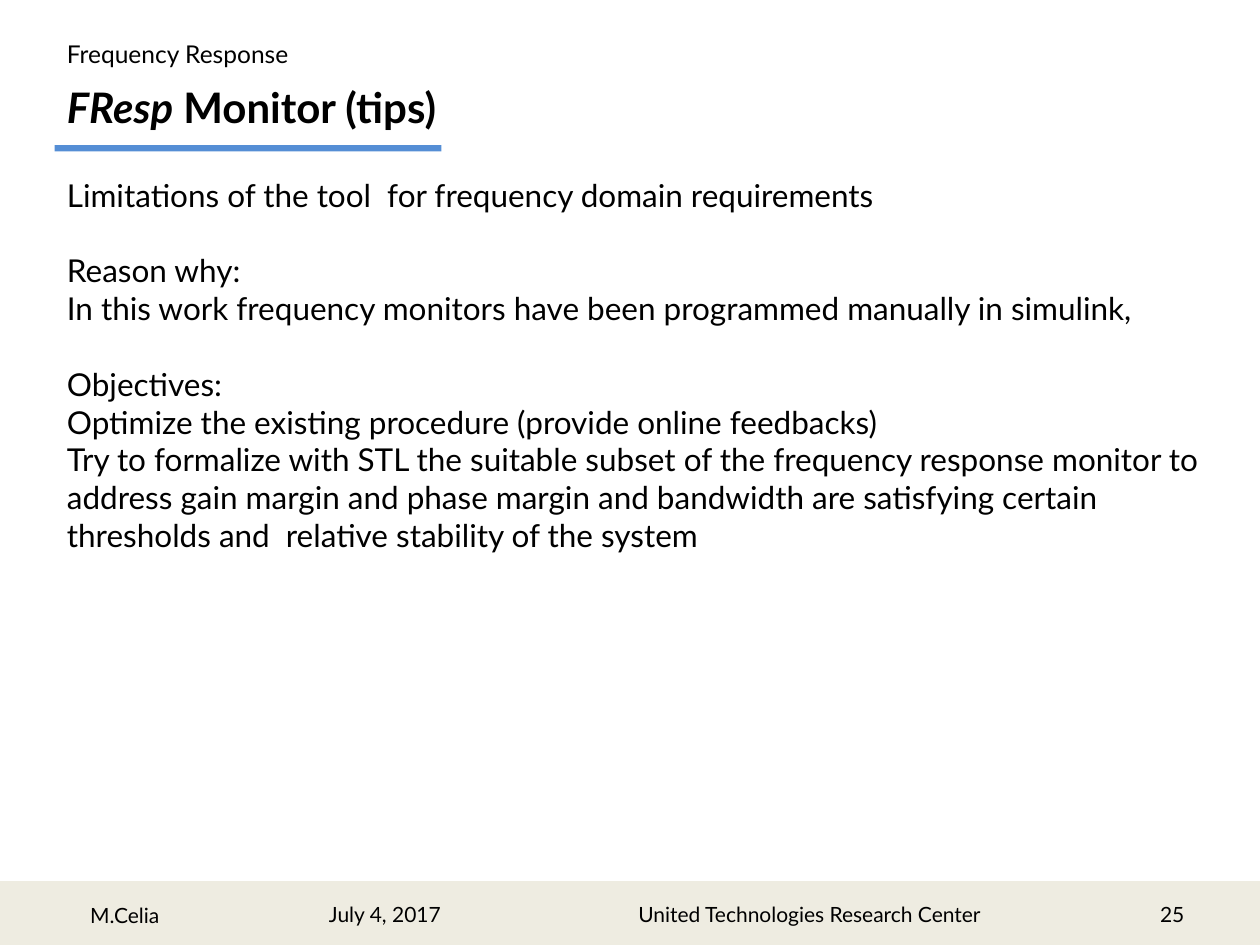
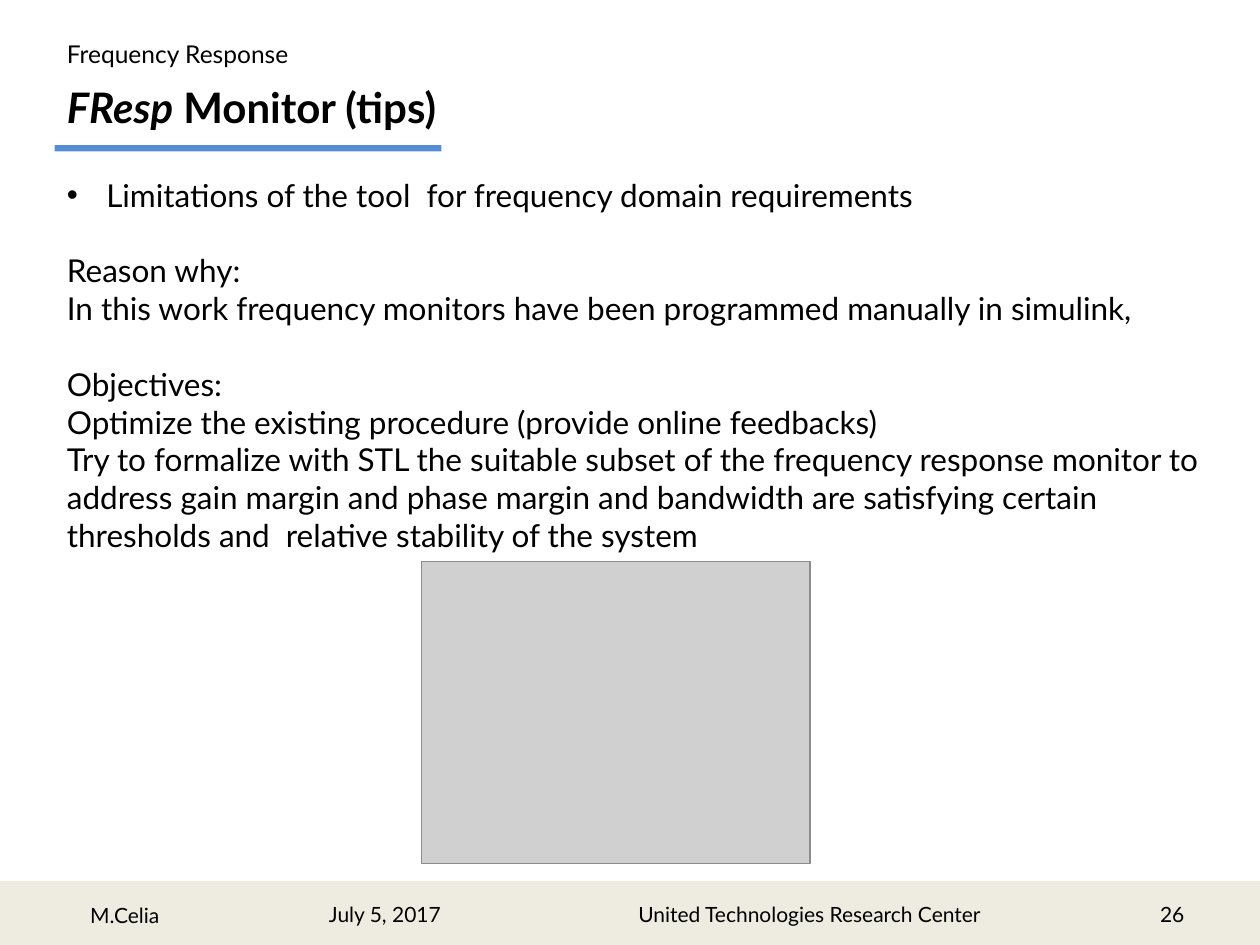
Before and after one commit to marcocelia/Master-Thesis, a slide deck: slide 26 of Presentation/RMpresentation.pptx (slide 25 before the commit). Drawn at 1260x945 pixels with LibreOffice and Linux fonts; fonts in the diff are those of the drawing; grey boxes stand for pictures. Boxes give left, top, right and bottom in pixels: in the first picture for what was removed or moved away, otherwise in the second. Text is boxed around its words. In the diff, an @@ line names an element or a change of style, - is before the commit and + after.

```diff
--- a/Presentation/RMpresentation.pptx
+++ b/Presentation/RMpresentation.pptx
@@ text at <box>106,183,912,213</box>: bullet none to • @@
@@ picture added at <box>422,562,810,864</box> @@
@@ text at <box>329,906,441,926</box>: text changed @@
-July 4, 2017
+July 5, 2017
@@ page number at <box>1160,906,1184,922</box>: text changed @@
-25
+26
```
Also in this commit, not shown: 27 other slides changed, 1 slide added, 2 other files.
